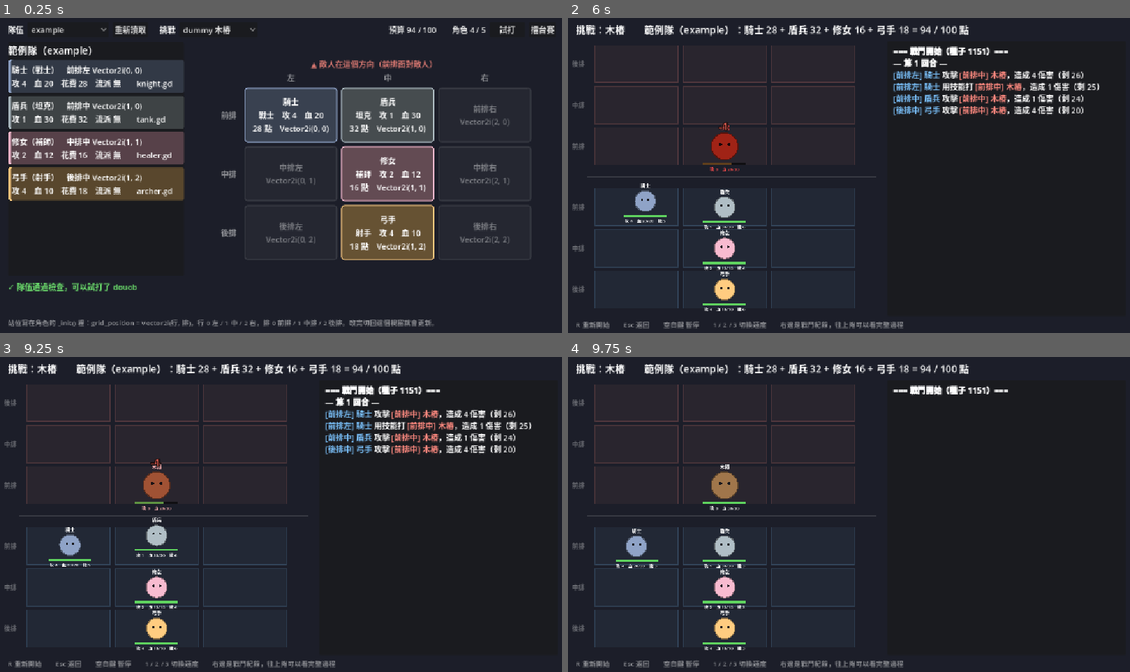
Above: before the commit, frames 1-4 (two rows, left to right).
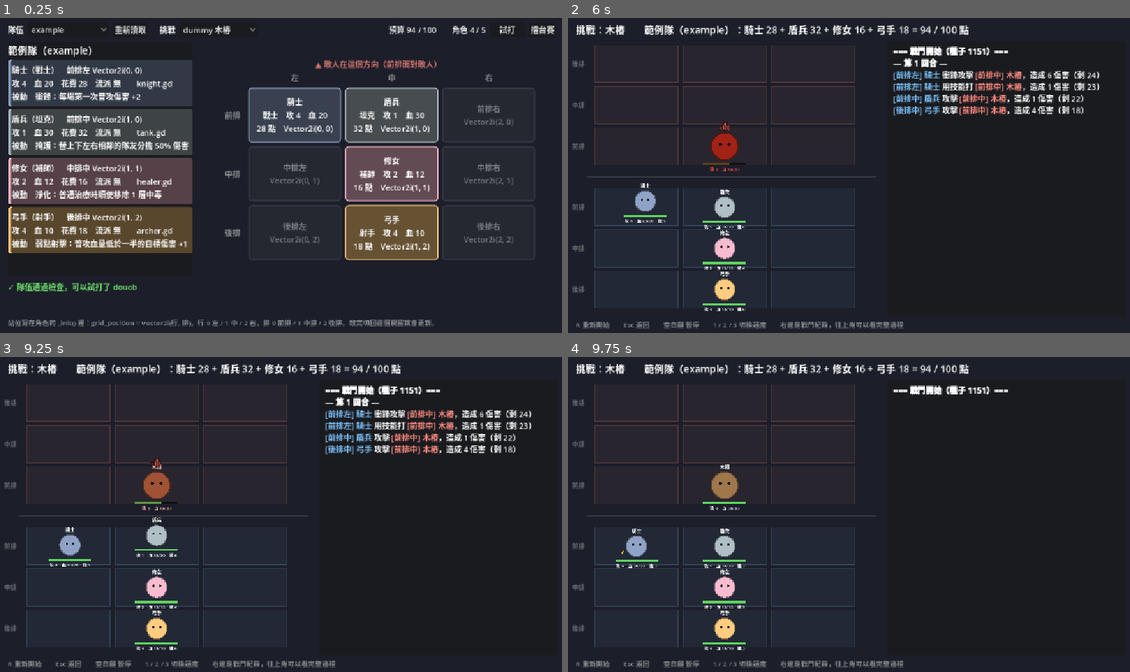
Above: after the commit, the same moments.

Repository: AlusIsing/course-1151-5
Game: Godot game, scene res://framework/preview/team_preview.tscn
Two runs of this game, one before a commit and one after it. Both use one fixed random seed, a clock stepped at 60 frames per second and the inputs below.
Inputs (mouse positions are in pixels of both pictures, inside the frame that each line leads up to):
- Up to frame 1 (0.25 s): no input
- Up to frame 2 (6 s): click "example" at 0.5 s; click "重新讀取" at 1.25 s; click "dummy 木樁" at 2 s; click "試打" at 2.75 s; tap Enter at 3.5, 5 s; move the mouse to (972, 159) at 3.52 s; tap R at 3.6 s; click (972, 159) at 3.67 s; tap Space at 3.77, 4.25, 4.52, 5.75 s; move the mouse to (736, 191) at 4.27 s; tap 1 at 4.35 s; click (736, 191) at 4.42 s; move the mouse to (905, 106) at 5.02 s; tap 2 at 5.1 s; click (905, 106) at 5.17 s; move the mouse to (820, 238) at 5.77 s; tap 3 at 5.85 s; click (820, 238) at 5.92 s
- Up to frame 3 (9.25 s): tap Space at 6.02, 6.77, 7.25, 7.52, 9.02 s; tap Enter at 6.5 s; move the mouse to (449, 561) at 6.52 s; tap R at 6.6 s; click (449, 561) at 6.67 s; move the mouse to (112, 467) at 7.27 s; tap 1 at 7.35 s; click (112, 467) at 7.42 s; move the mouse to (309, 514) at 8.02 s; tap 2 at 8.1 s; click (309, 514) at 8.17 s; move the mouse to (196, 435) at 8.77 s; tap 3 at 8.85 s; click (196, 435) at 8.92 s
- Up to frame 4 (9.75 s): move the mouse to (972, 498) at 9.52 s; tap R at 9.6 s; click (972, 498) at 9.67 s

The runs differ from the first frame. In frame 1, 18% of the frame differs, in the area x 1-96%, y 13-77%; in frame 2, 0.6%; in frame 3, 0.6%; in frame 4, less than 0.1%.

Commit message:
feat: 每個職業都有被動能力
- 戰士「衝鋒」：每場第一次普攻 +2
- 射手「弱點射擊」：普攻血量低於一半的目標 +1
- 法師「法力湧流」：每回合回復 4 能量（補師沒有）
- 補師「淨化」：普通治療有回到血時，移除目標 1 層中毒
- 刺客「閃避」：每場第一次被普攻打中時不受傷害
- 坦克維持原本的「掩護」；召喚的分身和 Boss 沒有被動
- 數值集中在 rules.gd，陣型預覽列出被動，戰場顯示 ⚡ / 💨
- 衝鋒原本規劃 +3，balance.gd 跑出死靈 69%，降成 +2 後四個流派在 39%–63%
- README、SKILL.md 補上被動和傷害順序

Co-Authored-By: Claude Opus 5.5 <noreply@anthropic.com>

Diff:
--- a/framework/battle.gd
+++ b/framework/battle.gd
@@ -15,8 +15,10 @@
 ## 死亡引起的連鎖全部結算完，才輪到下一個動作。
 ##
 ## 每一次傷害照這個順序結算（_apply_damage）：
+##   0. 刺客的閃避：每場第一次被普攻打中時整次不算（不消耗詛咒、護盾，坦克也不分擔）
 ##   1. 基礎傷害（普攻是 attack，技能是指定的 amount）
-##   2. 攻擊者的增傷（狂血 4 隻：血量低於一半 +2，只有普攻）；Boss 的受傷倍率也在這一步
+##   2. 攻擊者的增傷，只有普攻：狂血 4 隻（血量低於一半 +2）、戰士的衝鋒、射手的弱點射擊；
+##      Boss 的受傷倍率也在這一步
 ##   3. 加上目標身上的詛咒，並消耗詛咒
 ##   4. 扣護盾（毒傷跳過這一步）
 ##   5. 坦克分擔：目標相鄰有我方坦克時，坦克承受 TANK_SHARE_PERCENT%（目標本身是坦克時不分擔）
@@ -43,6 +45,14 @@
 ##   補師：不攻擊，幫相鄰有受傷的隊友回 attack 點血
 ##   坦克另外會替相鄰的隊友分擔 TANK_SHARE_PERCENT% 的傷害
 ##
+## 職業被動（數值在 Rules，召喚的分身和 Boss 沒有）：
+##   戰士「衝鋒」：每場第一次普攻 +WARRIOR_CHARGE（直接 extends Unit 的角色也算戰士）
+##   坦克「掩護」：上面的分擔傷害
+##   射手「弱點射擊」：普攻血量低於一半的目標 +ARCHER_WEAK_SPOT
+##   法師「法力湧流」：每回合回復 MAGE_ENERGY_REGEN 能量（補師沒有）
+##   補師「淨化」：普通治療有回到血時，移除目標 HEALER_CLEANSE 層中毒（被劇毒擋下治療就不會淨化）
+##   刺客「閃避」：每場第一次被普攻打中時不受傷害
+##
 ## 規則細節：
 ##   - 血量歸零的角色只會再觸發 on_death，其他事件都不會觸發
 ##   - 技能造成的傷害會立刻觸發對方的 on_hurt，連鎖最多 MAX_EVENT_DEPTH 層
@@ -265,7 +275,18 @@
 		if first:
 			unit_acted.emit(healer, ally)
 			first = false
-		_restore(ally, healer.attack, "%s 治療 %s，回了 %d 血（%d/%d）", healer)
+		if _restore(ally, healer.attack, "%s 治療 %s，回了 %d 血（%d/%d）", healer) > 0:
+			_cleanse(healer, ally)
+
+
+## 補師的淨化：移除最早的 HEALER_CLEANSE 層中毒
+func _cleanse(healer: Unit, ally: Unit) -> void:
+	var removed: int = mini(Rules.HEALER_CLEANSE, ally._framework_poisons.size())
+	if removed <= 0:
+		return
+	ally._framework_poisons = ally._framework_poisons.slice(removed)
+	ally.queue_redraw()
+	_log("%s 淨化了 %s 的 %d 層毒（剩 %d 層）" % [_n(healer), _n(ally), removed, ally._framework_poisons.size()])
 
 
 ## 回血（不超過 max_hp），中了劇毒 4 隻的毒就不會回。回傳實際回了多少。
@@ -460,9 +481,24 @@
 func _apply_damage(target: Unit, amount: int, source: Unit, verb: String, kind: int = KIND_SKILL) -> Array:
 	if not target.is_alive() or amount <= 0:
 		return []
+	# 0. 刺客的閃避
+	if kind == KIND_ATTACK and target is Assassin and target._framework_passive_icon != "":
+		target._framework_passive_icon = ""
+		target.queue_redraw()
+		_log("%s 閃避了 %s 的攻擊！" % [_n(target), _n(source)])
+		return []
 	# 2. 攻擊者的增傷、Boss 的受傷倍率
-	if kind == KIND_ATTACK and _fury(source):
-		amount += Rules.BLOOD_FURY
+	if kind == KIND_ATTACK:
+		if _fury(source):
+			amount += Rules.BLOOD_FURY
+		if _is_warrior(source) and source._framework_passive_icon != "":
+			source._framework_passive_icon = ""
+			source.queue_redraw()
+			amount += Rules.WARRIOR_CHARGE
+			verb = "衝鋒" + verb
+		elif source is Archer and target.hp * 2 < target.max_hp:
+			amount += Rules.ARCHER_WEAK_SPOT
+			verb = "弱點" + verb
 	var boss := target as Boss
 	if boss:
 		if kind == KIND_ATTACK and boss.attack_damage_percent != 100:
@@ -501,6 +537,12 @@
 	return hurt
 
 
+## 算戰士的角色：不是其他職業、不是 Boss、不是召喚的分身（直接 extends Unit 的也算）
+func _is_warrior(unit: Unit) -> bool:
+	return unit != null and not (unit is Boss or unit is Tank or unit is Archer or unit is Mage or unit is Assassin) \
+			and not unit._framework_token
+
+
 ## 狂血 4 隻：血量低於一半的角色普攻 +2
 func _fury(unit: Unit) -> bool:
 	return unit != null and school_tier(unit._framework_team, Unit.School.BLOOD) >= 2 and unit.hp * 2 < unit.max_hp
@@ -694,6 +736,7 @@
 		return false
 	_token_budget[caller] -= cost
 	var token := Unit.new()
+	token._framework_token = true
 	token.unit_name = caller.unit_name + "分身"
 	token.max_hp = token_hp
 	token.attack = token_attack
@@ -840,6 +883,12 @@
 	unit.grid_position = cell
 	_write(unit, "hp", unit.max_hp)
 	_write(unit, "energy", 0 if unit is Boss else Rules.ENERGY_START)
+	if unit is Mage and not unit is Healer:
+		_write(unit, "energy_regen", Rules.MAGE_ENERGY_REGEN)
+	elif _is_warrior(unit):
+		unit._framework_passive_icon = "⚡"
+	elif unit is Assassin:
+		unit._framework_passive_icon = "💨"
 	unit._framework_locked = true
 	roster.append(unit)
 	# 照行動順序插進去，get_alive() 就不用每次排序
--- a/framework/preview/team_preview.gd
+++ b/framework/preview/team_preview.gd
@@ -251,6 +251,9 @@
 	var label: Label = Label.new()
 	label.text = "%s%s（%s）　%s\n攻 %d　血 %d　花費 %d　流派 %s　　%s" % [_icon(info.school), info.name, info.role,
 			Rules.cell_label(info.cell), info.attack, info.max_hp, info.cost, Rules.SCHOOL_NAMES[info.school], info.path.get_file()]
+	var passive: String = Rules.passive_text(info.role)
+	if passive != "":
+		label.text += "\n被動　%s" % passive
 	panel.add_child(label)
 	return panel
 
--- a/framework/rules.gd
+++ b/framework/rules.gd
@@ -12,6 +12,13 @@
 const ROW_NAMES: Array[String] = ["前排", "中排", "後排"]
 const COL_NAMES: Array[String] = ["左", "中", "右"]
 const TANK_SHARE_PERCENT := 50  # 坦克替相鄰隊友分擔的傷害比例（無條件捨去）
+
+# --- 職業被動（不用寫程式，選了職業就有；召喚的分身和 Boss 沒有）---
+const WARRIOR_CHARGE := 2       # 戰士「衝鋒」：每場第一次普攻傷害 +2
+const ARCHER_WEAK_SPOT := 1     # 射手「弱點射擊」：普攻血量低於一半的目標傷害 +1
+const MAGE_ENERGY_REGEN := 4    # 法師「法力湧流」：每回合回復的能量（補師沒有）
+const HEALER_CLEANSE := 1       # 補師「淨化」：普通治療時，順便移除目標幾層中毒
+# 刺客「閃避」：每場第一次被普攻打中時不受傷害；坦克「掩護」見 TANK_SHARE_PERCENT
 
 # --- 預算：cost = max_hp × HP_COST + attack × ATTACK_COST ---
 const BUDGET := 100
@@ -65,6 +72,23 @@
 			return ["死靈角色死亡時獲得 %d 點靈魂能量" % NECRO_SOUL, "死靈角色死亡時對全體敵人造成 %d 點傷害" % NECRO_BLAST]
 	return []
 
+## 職業被動的說明，role 是 get_role() 回傳的職業名稱
+static func passive_text(role: String) -> String:
+	match role:
+		"戰士":
+			return "衝鋒：每場第一次普攻傷害 +%d" % WARRIOR_CHARGE
+		"坦克":
+			return "掩護：替上下左右相鄰的隊友分擔 %d%% 傷害" % TANK_SHARE_PERCENT
+		"射手":
+			return "弱點射擊：普攻血量低於一半的目標傷害 +%d" % ARCHER_WEAK_SPOT
+		"法師":
+			return "法力湧流：每回合回復 %d 能量（一般是 %d）" % [MAGE_ENERGY_REGEN, ENERGY_REGEN]
+		"補師":
+			return "淨化：普通治療時順便移除 %d 層中毒" % HEALER_CLEANSE
+		"刺客":
+			return "閃避：每場第一次被普攻打中時不受傷害"
+	return ""
+
 const TEAMS_DIR := "res://teams"      # 每個人一個資料夾，用 GitHub 帳號命名
 const DEFAULT_TEAM := "example"
 const DEFAULT_BOSS := "dummy"
--- a/framework/unit.gd
+++ b/framework/unit.gd
@@ -29,6 +29,8 @@
 var _framework_team := 0
 var _framework_poisons: Array[Dictionary] = []   # 每層中毒：{amount, turns, source, team}
 var _framework_soul := 0                         # 死靈的靈魂能量，只在 on_death 期間有
+var _framework_token := false                    # summon_token 召喚的分身（沒有職業被動）
+var _framework_passive_icon := ""                # 還沒用掉的一次性被動（戰士衝鋒、刺客閃避），畫在身體左下
 
 # --- 屬性（學員在子類別的 _init() 設定，validator 會檢查預算）---
 var unit_name: String = "Unit"
@@ -300,3 +302,6 @@
 	if curse_points > 0:
 		draw_string(font, Vector2(r + 4.0, 18.0), "💀+%d" % curse_points,
 				HORIZONTAL_ALIGNMENT_LEFT, -1, 16, Color("#ce93d8"))
+	if _framework_passive_icon != "":
+		draw_string(font, Vector2(-r - 46.0, 26.0), _framework_passive_icon,
+				HORIZONTAL_ALIGNMENT_RIGHT, 42.0, 16, Color("#ffd75e"))
Not shown, added: teams/template/my_unit.gd.uid
Not shown, added: teams/template/team.gd.uid
Not shown, changed: .agents/skills/autobattler/SKILL.md
Not shown, changed: README.md
